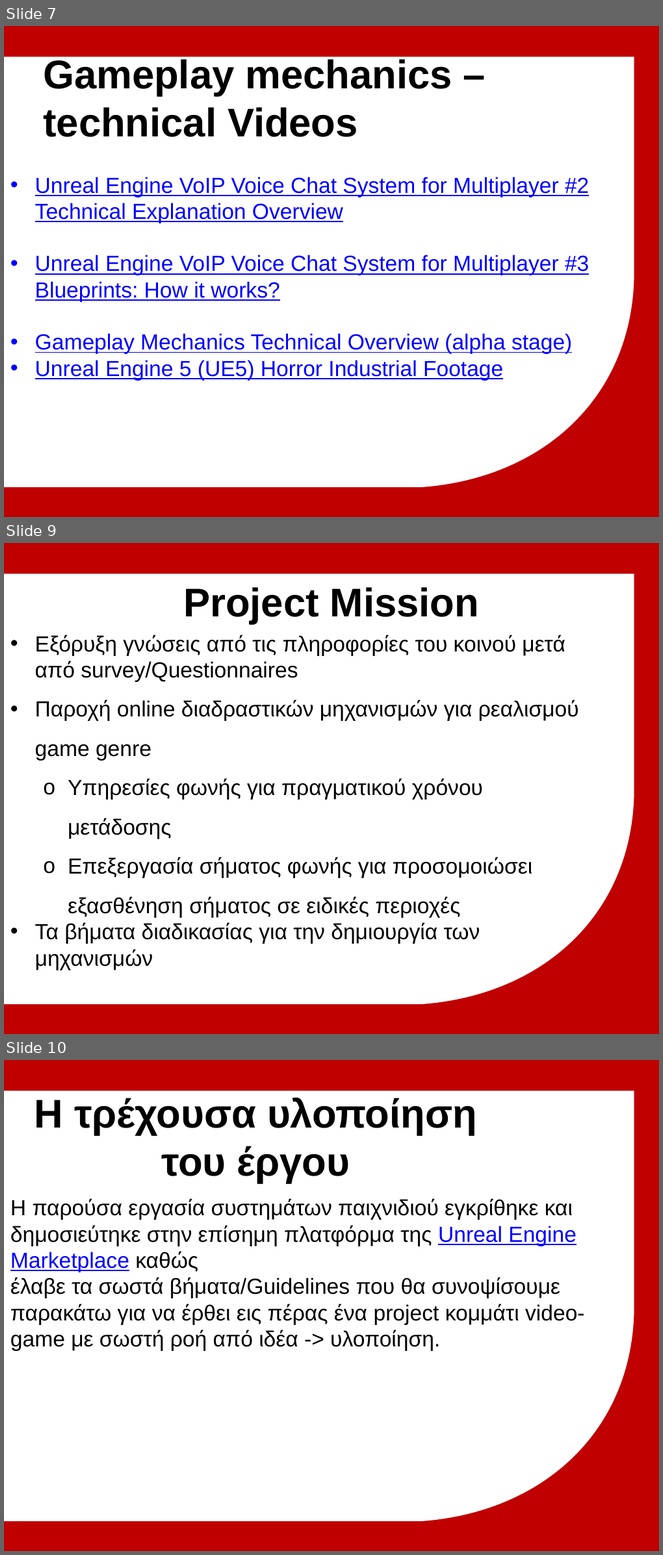
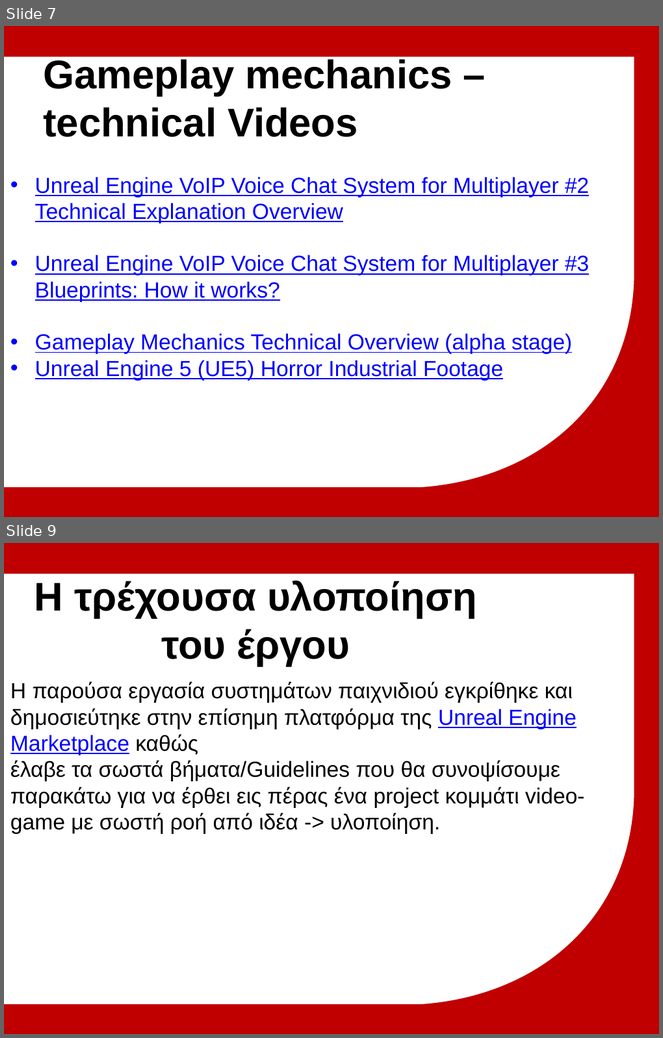
Before and after one commit to michailmarkou1995/BSc-Computer-Science-Projects, a slide deck: MENTAL WEALTH PROFESSIONAL LIFE 3 (PROJECT) (CN6000)/Research_Thesis_Main/Μητροπολιτικό Κολλέγιο_ΣΕΚΦ[Μιχαηλ Μαρκου] Advanced multiplayer game mechanics.pptx. Shown one above the other, each under a label of ours: slides 7, 9 and 10 before the commit, slides 7 and 9 after it; the slides between them are not shown. The pictures are 663x1555 and 663x1038 pixels, drawn with LibreOffice and Linux fonts; fonts in the diff are those of the drawing; background and template pictures are left out. Boxes give left, top, right and bottom in pixels: in the first picture for what was removed or moved away, otherwise in the second. Text is boxed around its words. In the diff, an @@ line names an element or a change of style, - is before the commit and + after.

```diff
--- a/MENTAL WEALTH PROFESSIONAL LIFE 3 (PROJECT) (CN6000)/Research_Thesis_Main/Μητροπολιτικό Κολλέγιο_ΣΕΚΦ[Μιχαηλ Μαρκου] Advanced multiplayer game mechanics.pptx
+++ b/MENTAL WEALTH PROFESSIONAL LIFE 3 (PROJECT) (CN6000)/Research_Thesis_Main/Μητροπολιτικό Κολλέγιο_ΣΕΚΦ[Μιχαηλ Μαρκου] Advanced multiplayer game mechanics.pptx
@@ slide 9 removed at (4,543,659,1034), background #C00000; not listed: 1 template element that a slide beside it also shows @@
@@ title removed at (183,587,479,624) @@
-Project Mission
@@ text removed at (35,635,579,971) @@
-• Εξόρυξη γνώσεις από τις πληροφορίες του κοινού μετά από survey/Questionnaires
-• Παροχή online διαδραστικών μηχανισμών για ρεαλισμού game genre
-  o Υπηρεσίες φωνής για πραγματικού χρόνου μετάδοσης
-  o Επεξεργασία σήματος φωνής για προσομοιώσει εξασθένηση σήματος σε ειδικές περιοχές
-• Τα βήματα διαδικασίας για την δημιουργία των μηχανισμών
@@ what was slide 10 is now slide 9 @@
```
Also in this commit, not shown: 2 slides changed, 1 other slide removed.
